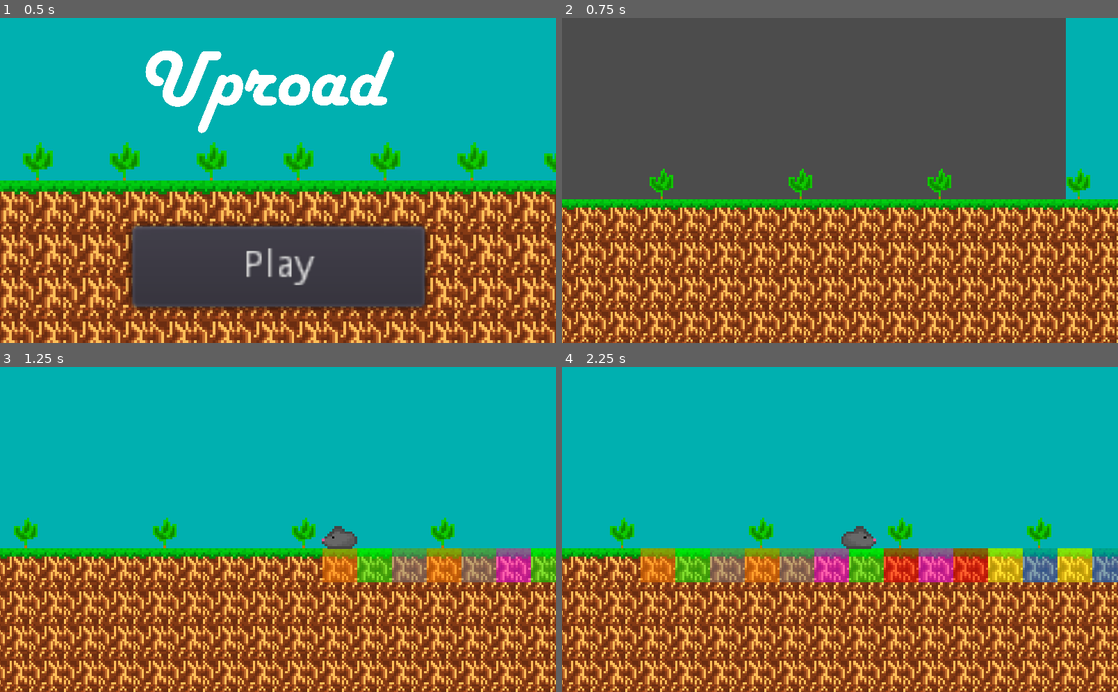
Above: before the commit, frames 1-4 (two rows, left to right).
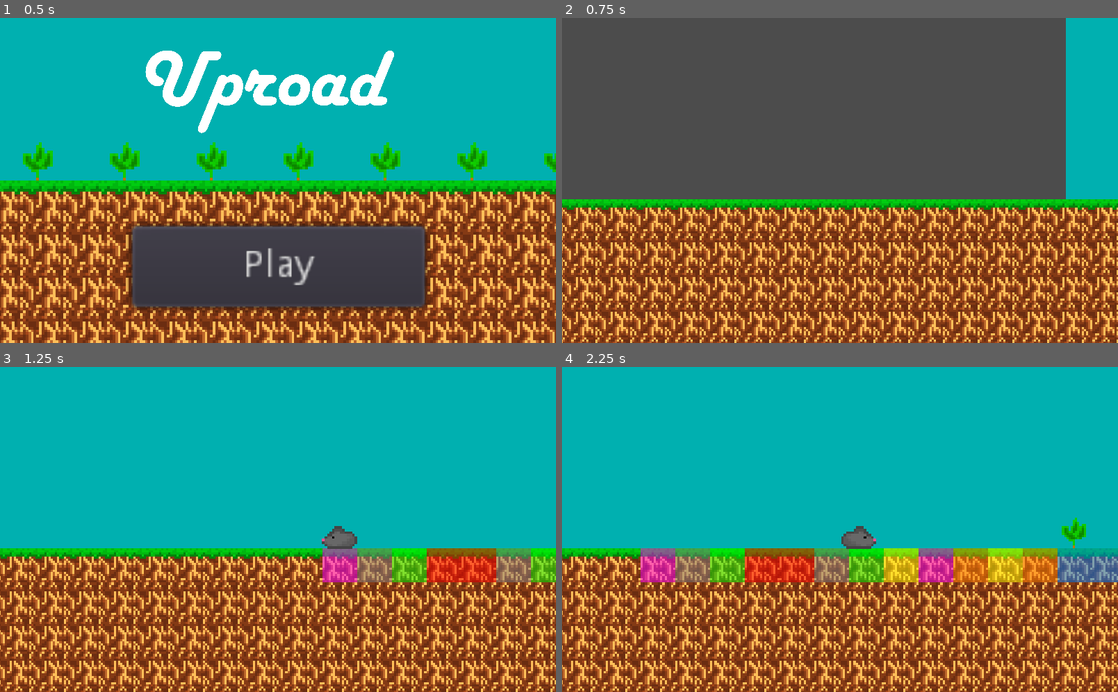
Above: after the commit, the same moments.

Repository: EndersteveGamer/GGJ-2023
Game: Godot game, scene res://Scene/Intro/Intro.tscn
Two runs of this game, one before a commit and one after it. Both use one fixed random seed, a clock stepped at 60 frames per second and the inputs below.
Inputs:
- Up to frame 1 (0.5 s): no input
- Up to frame 2 (0.75 s): click "Play" at 0.5 s
- Up to frame 3 (1.25 s): no input
- Up to frame 4 (2.25 s): hold Right (ui_right) 1.28-2.03 s; hold Down (ui_down) from 2.03 s (still down)

Frame 1 is identical in both runs. In frame 2, 0.8% of the frame differs, in the area x 15-95%, y 46-56%; in frame 3, 4.7%; in frame 4, 7.5%, in the area x 8-96%, y 46-67%.

Commit message:
Soil can grow too

Diff:
--- a/The Other Godot Project/Scene/Plant.tscn
+++ b/The Other Godot Project/Scene/Plant.tscn
@@ -8,6 +8,7 @@
 
 [node name="Plant" type="Area2D"]
 script = ExtResource( 2 )
+timeToGrow = 5
 
 [node name="Sprite" type="Sprite" parent="."]
 position = Vector2( -9.53674e-07, 0 )
--- a/The Other Godot Project/Script/Game.gd
+++ b/The Other Godot Project/Script/Game.gd
@@ -11,6 +11,13 @@
 onready var soil=preload("res://Scene/Soil.tscn")
 
 onready var rng=RandomNumberGenerator.new()
+
+export var plantSpawndBase=20
+var plantSpawnCurrent=plantSpawndBase
+export var plantSpawnIncrement=1
+export var plantSpawnDecrement=1
+export var plantSpawnTimer=0
+
 var sinsIndex=[
 	"wrath",
 	"envy",
@@ -115,36 +122,48 @@
 	return null
 
 func spawnPlantRandom():
-	var x=rng.randi()%gridSize
+	var x=rng.randi()%tiles+start
+	var threshold=100
+	var i=0
 	while gridHas(x):
 		x+=1
 		if x>gridSize:
 			x=0
-	return createPlant(x)
+		i+=1
+	if i<threshold:
+		return createPlant(x)
+	return null
+
+func createSoil(x):
+	var newSoil=soil.instance()
+	print("x is "+str(x))
+	print("soil is "+str(soilColor[x]))
+	newSoil.modulate=getSin(soilColor[x])["color"]
+	newSoil.modulate.a=0.5
+	newSoil.position.y=64
+	newSoil.scale.x=2
+	newSoil.scale.y=2
+	add_child(newSoil)
+	newSoil.position.x=gridToPoint(x)
 
 # Called when the node enters the scene tree for the first time.
 func _ready():
 	grid.resize(gridSize)
 	soilColor.resize(gridSize)
 	rng.randomize()
-	for i in range(gridSize/4):
-		createPlant(i*4)
-	pass # Replace with function body.
+	spawnPlantRandom() # Replace with function body.
 	var leftColor=[2,2,2,2,2,2,2]
 	for i in range(start,start+tiles):
 		soilColor[i]=rng.randi()%7
 		while leftColor[soilColor[i]]==0:
 			soilColor[i]=rng.randi()%7
 		leftColor[soilColor[i]]-=1
-		var newSoil=soil.instance()
-		newSoil.modulate=getSin(soilColor[i])["color"]
-		newSoil.modulate.a=0.5
-		newSoil.position.y=64
-		newSoil.scale.x=2
-		newSoil.scale.y=2
-		add_child(newSoil)
-		newSoil.position.x=gridToPoint(i)
+		createSoil(i)
 	get_node("TileMap").position.x+start*gridWidth
 # Called every frame. 'delta' is the elapsed time since the previous frame.
-#func _process(delta):
-#	pass
+func _process(delta):
+	plantSpawnTimer+=delta
+	if plantSpawnTimer>plantSpawnCurrent:
+		spawnPlantRandom()
+		plantSpawnTimer-=plantSpawnCurrent
+		plantSpawnCurrent+=plantSpawnIncrement
--- a/The Other Godot Project/Script/Rat.gd
+++ b/The Other Godot Project/Script/Rat.gd
@@ -63,7 +63,26 @@
 
 func plant():
 	if uproot!=null:
-		if index>=0 and index<owner.gridSize:
+		if uproot.grown:
+			print("planted grown")
+			if index==owner.start or index==owner.start+owner.tiles-1:
+				print("extreme")
+				uproot.queue_free()
+				if index==owner.start:
+					print("left")
+					owner.start-=1
+					owner.soilColor[owner.start]=uproot.color
+					owner.createSoil(owner.start)
+				else:
+					print("right")
+					owner.tiles+=1
+					owner.soilColor[owner.start+owner.tiles-1]=uproot.color
+					owner.createSoil(owner.start+owner.tiles-1)
+				uproot=null
+				grabbed.texture=null
+				owner.plantSpawnCurrent-=owner.plantSpawnDecrement
+				return
+		if index>=owner.start and index<=owner.start+owner.tiles:
 			if not owner.gridHas(index):
 				uproot.visible=true
 				remove_child(uproot)
